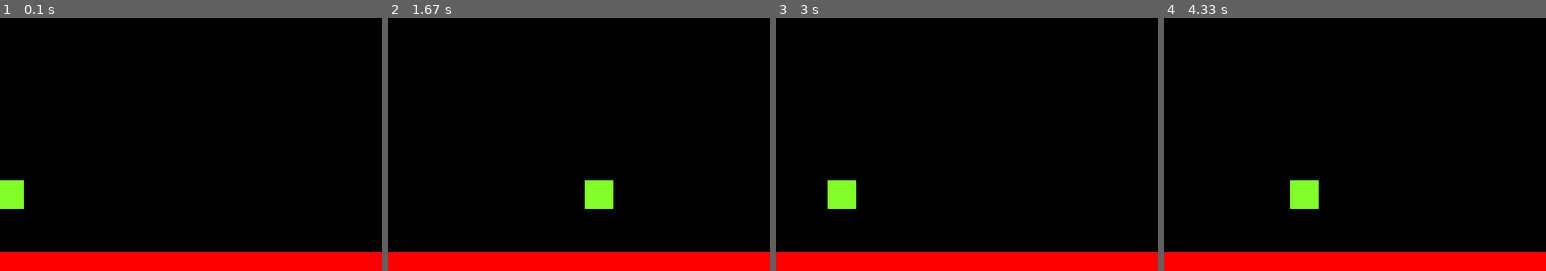
Above: before the commit, frames 1-4 (left to right).
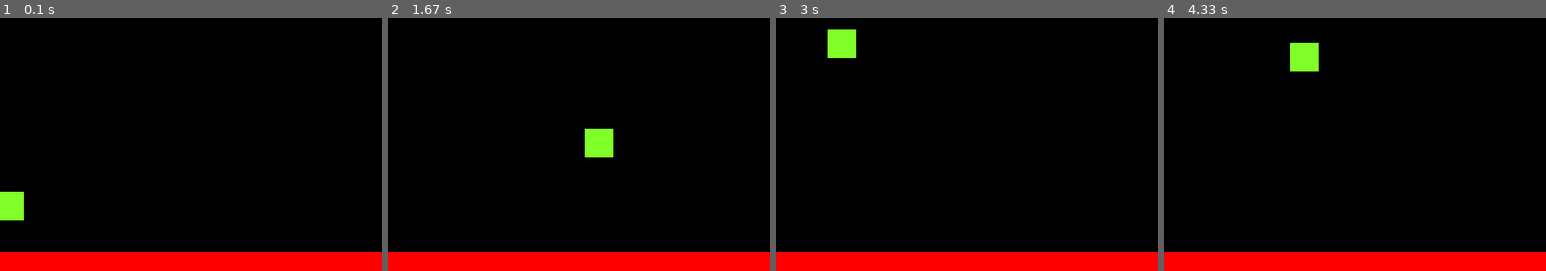
Above: after the commit, the same moments.

Repository: danadrianmirea/pygame-playground
Game: pygame game, started from pygame_platformer.py
The game is run twice, just before and just after one commit, with the same random seed, the same clock (stepped at 60 frames per second) and the same inputs.
Inputs:
- Up to frame 1 (0.1 s): no input
- Up to frame 2 (1.67 s): tap Space at 0.33, 0.73, 1.03, 1.23, 1.53 s; hold Right 0.67-1.13 s; hold Right 1.17-1.63 s
- Up to frame 3 (3 s): hold Left 1.67-2.2 s; tap Space at 1.73, 2.03, 2.3, 2.6, 2.73 s; hold Left 2.23-2.63 s; hold Right from 2.67 s (still down)
- Up to frame 4 (4.33 s): tap Space at 3.03, 3.4, 3.7, 3.9, 4.2 s; release Right at 3.3 s; hold Left 3.33-3.8 s; hold Right 3.83-4.3 s

The runs differ from the first frame. In frame 1, 0.6% of the frame differs, in the area x 0-7%, y 64-80%; in frame 2, 1.7%, in the area x 51-59%, y 43-76%; in frame 3, 1.7%; in frame 4, 1.7%.

Commit message:
add jumping and colisions

Diff:
--- a/pygame_platformer.py
+++ b/pygame_platformer.py
@@ -14,7 +14,7 @@
         self.acc = vec(0,0)
 
     def move(self):
-        self.acc = vec(0,0)
+        self.acc = vec(0,0.5)
         pressed_keys = pygame.key.get_pressed()
         if pressed_keys[K_LEFT]:
             self.acc.x = -ACC
@@ -30,6 +30,18 @@
             self.pos.x = WIDTH
         self.rect.midbottom = self.pos
 
+    def update(self):
+        self.move()
+        hits = pygame.sprite.spritecollide(player ,platforms, False)
+        if player.vel.y > 0:
+            if hits:
+                self.vel.y = 0
+                self.pos.y = hits[0].rect.top + 1
+
+    def jump(self):
+        hits = pygame.sprite.spritecollide(self, platforms, False)
+        if hits:
+           self.vel.y = -15
 class platform(pygame.sprite.Sprite):
     def __init__(self):
         super().__init__()
@@ -59,14 +71,21 @@
 all_sprites.add(PT1)
 all_sprites.add(player)
 
+platforms = pygame.sprite.Group()
+platforms.add(PT1)
+
 while True:
     for event in pygame.event.get():
         if event.type == QUIT:
             pygame.quit()
             sys.exit()
+        if event.type == pygame.KEYDOWN:
+            if event.key == pygame.K_SPACE:
+                player.jump()
 
     # update
-    player.move()
+    player.update()
+
 
     # draw
     displaysurface.fill((0,0,0))
